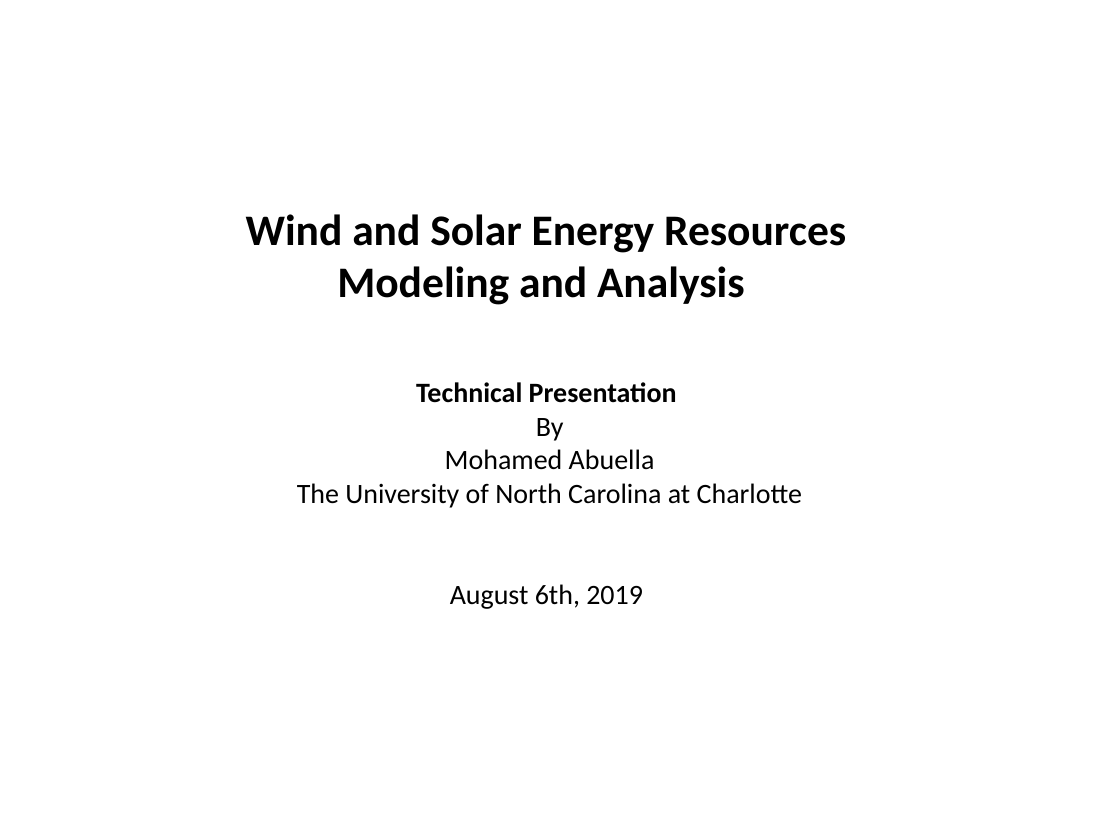
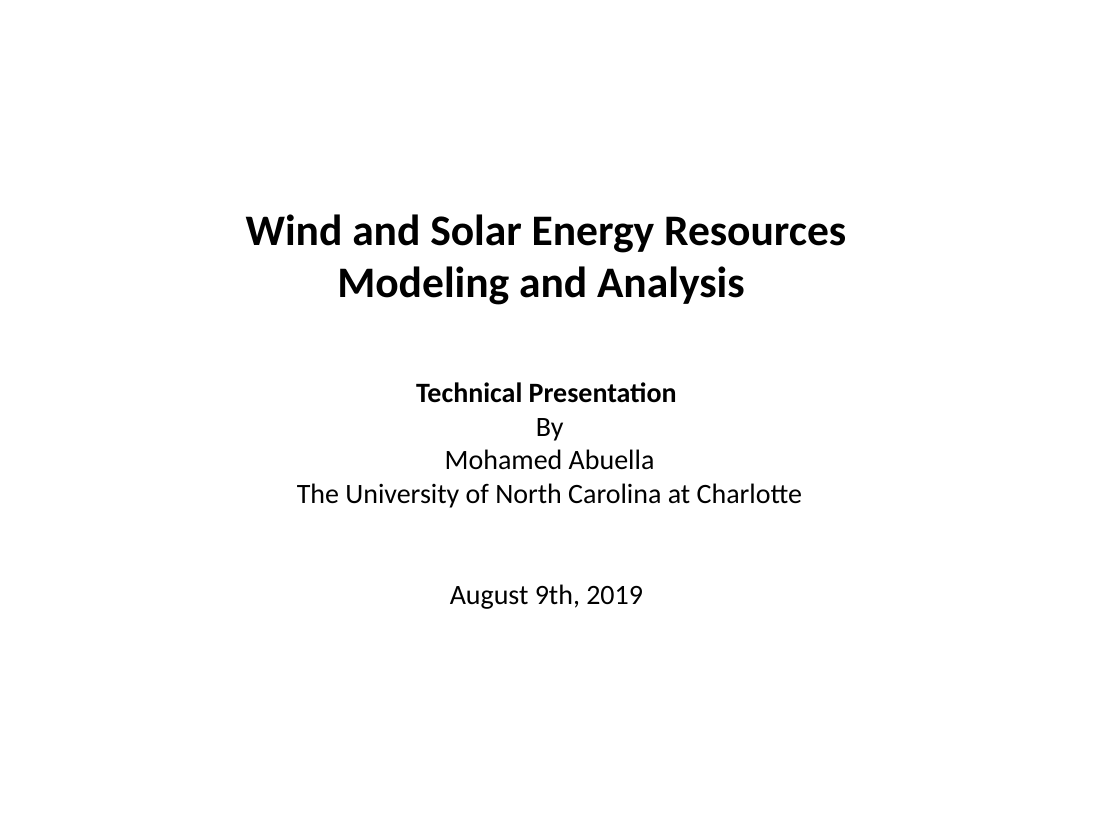
Before and after one commit to MohamedAbuella/Ascend-Analyticis-docs, a slide deck: slide 1 of wind_solar_time_series_analysis/Wind_Solar_Energy_Modeling_Analysis.pptx. Drawn at 1120x840 pixels with LibreOffice and Linux fonts; fonts in the diff are those of the drawing. Boxes give left, top, right and bottom in pixels: in the first picture for what was removed or moved away, otherwise in the second. Text is boxed around its words. In the diff, an @@ line names an element or a change of style, - is before the commit and + after.

```diff
--- a/wind_solar_time_series_analysis/Wind_Solar_Energy_Modeling_Analysis.pptx
+++ b/wind_solar_time_series_analysis/Wind_Solar_Energy_Modeling_Analysis.pptx
@@ text at [450, 584, 643, 609]: text changed @@
-August 6th, 2019
+August 9th, 2019
```
Also in this commit, not shown: 2 other slides changed, 1 slide added, 29 other files.
